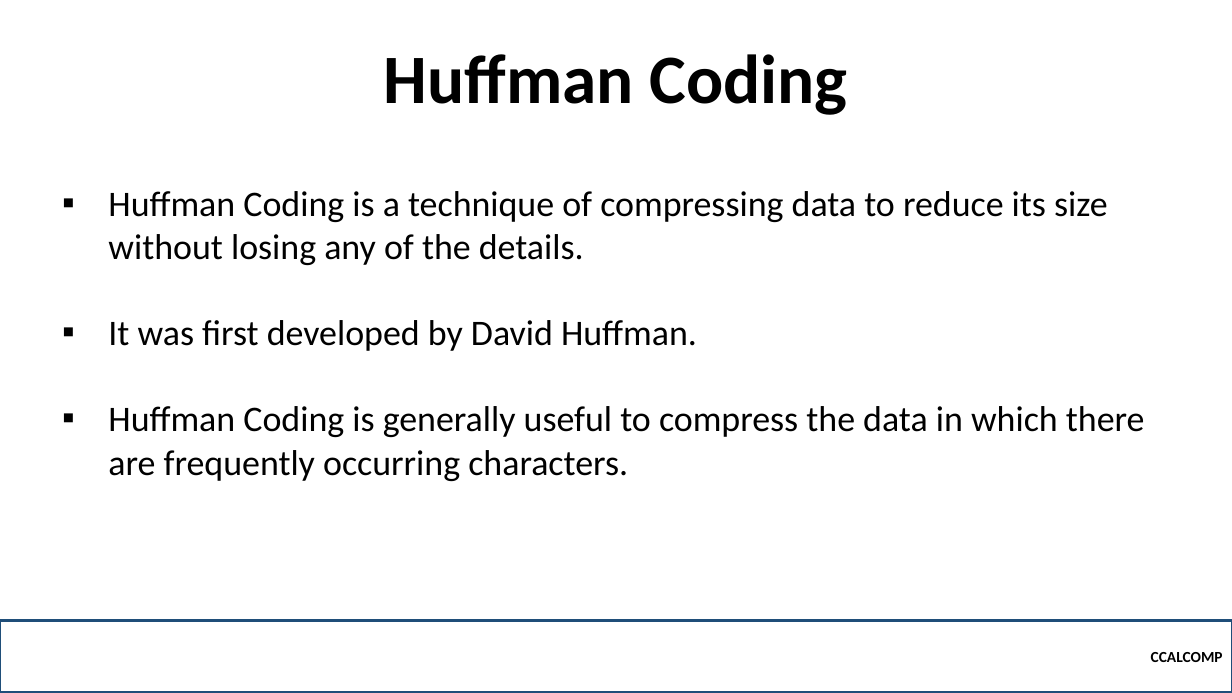
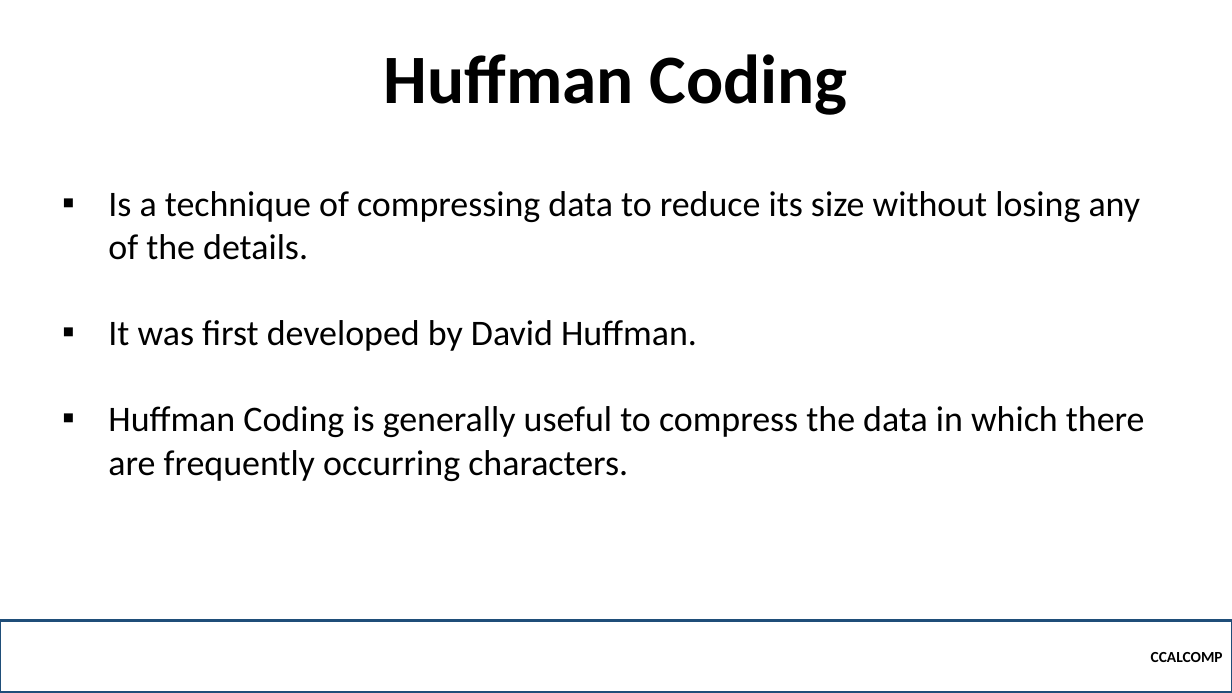
Before and after one commit to robitussin/CCALCOMP, a slide deck: slide 21 of Week 10 - Greedy Algorithms/Greedy Algorirthms.pptx. Drawn at 1232x693 pixels with LibreOffice and Linux fonts; fonts in the diff are those of the drawing; background and template pictures are left out. Boxes give left, top, right and bottom in pixels: in the first picture for what was removed or moved away, otherwise in the second. Text is boxed around its words. In the diff, an @@ line names an element or a change of style, - is before the commit and + after.

```diff
--- a/Week 10 - Greedy Algorithms/Greedy Algorirthms.pptx
+++ b/Week 10 - Greedy Algorithms/Greedy Algorirthms.pptx
@@ text at <box>108,191,1141,260</box>: text changed @@
-▪ Huffman Coding is a technique of compressing data to reduce its size without losing any of the details.
+▪ Is a technique of compressing data to reduce its size without losing any of the details.
```
Also in this commit, not shown: 10 other slides changed, 3 slides added.
